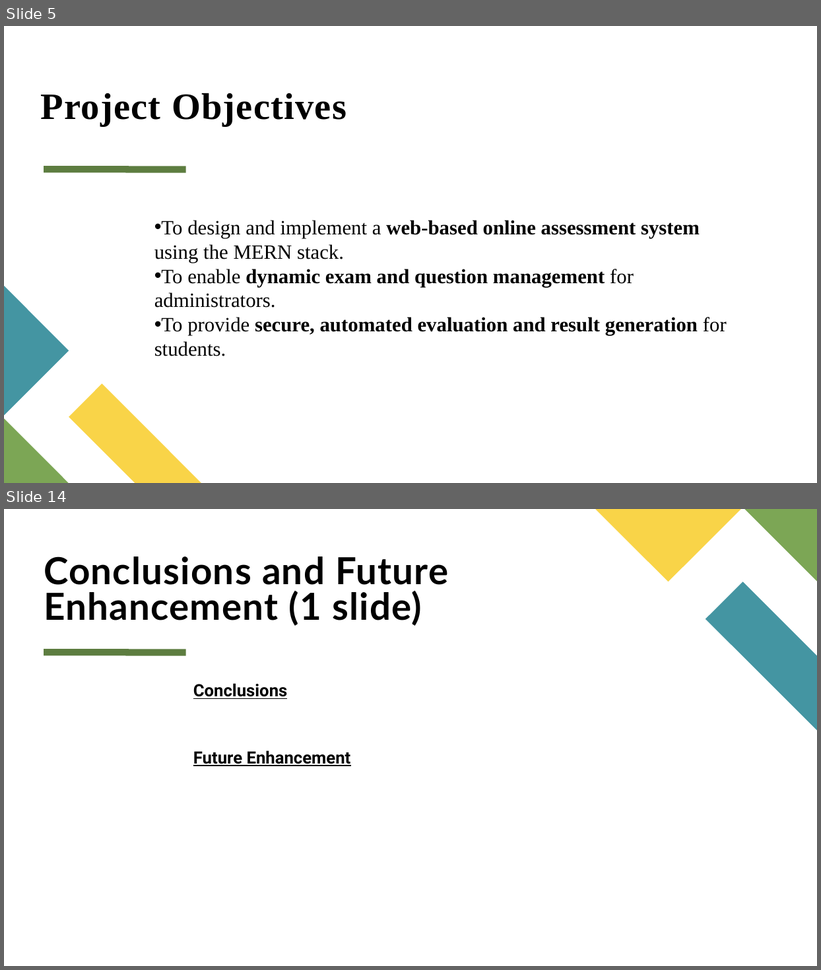
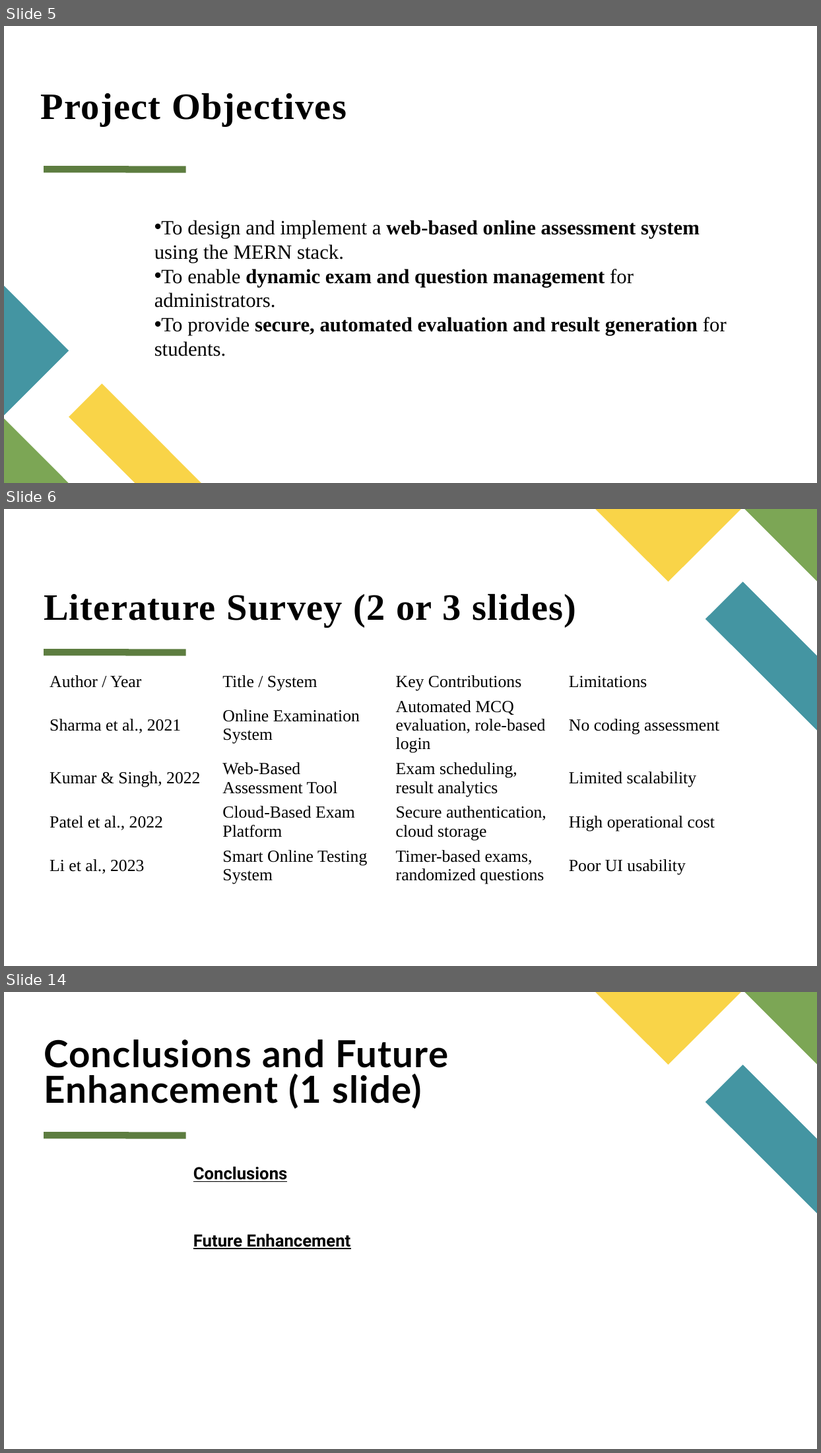
Before and after one commit to Jeevan-018/code-a-thon, a slide deck: Main Project Final Report/Presentation/Seminar PPT Template B24.pptx. Shown one above the other, each under a label of ours: slides 5 and 14 before the commit, slides 5, 6 and 14 after it; the slides between them are not shown. The pictures are 821x970 and 821x1453 pixels, drawn with LibreOffice and Linux fonts; fonts in the diff are those of the drawing; background and template pictures are left out. Boxes give left, top, right and bottom in pixels: in the first picture for what was removed or moved away, otherwise in the second. Text is boxed around its words. In the diff, an @@ line names an element or a change of style, - is before the commit and + after.

Commit message:
Update exam management, styles, and dashboard features

```diff
--- a/Main Project Final Report/Presentation/Seminar PPT Template B24.pptx
+++ b/Main Project Final Report/Presentation/Seminar PPT Template B24.pptx
@@ slide 6 added at (x1=4, y1=509, x2=817, y2=966), background #FFFFFF; not listed: 4 template elements that a slide beside it also shows @@
@@ title added at (x1=44, y1=593, x2=576, y2=627), 44 pt, text #000000, bold @@
+Literature Survey (2 or 3 slides)
@@ table added at (x1=44, y1=669, x2=737, y2=903), 5 rows, 4 columns @@
+Author / Year | Title / System | Key Contributions | Limitations
+Sharma et al., 2021 | Online Examination System | Automated MCQ evaluation, role-based login | No coding assessment
+Kumar & Singh, 2022 | Web-Based Assessment Tool | Exam scheduling, result analytics | Limited scalability
+Patel et al., 2022 | Cloud-Based Exam Platform | Secure authentication, cloud storage | High operational cost
+Li et al., 2023 | Smart Online Testing System | Timer-based exams, randomized questions | Poor UI usability
```
Also in this commit, not shown: 6 slides changed, 1 other slide added, 2 slides removed, 9 other files.
